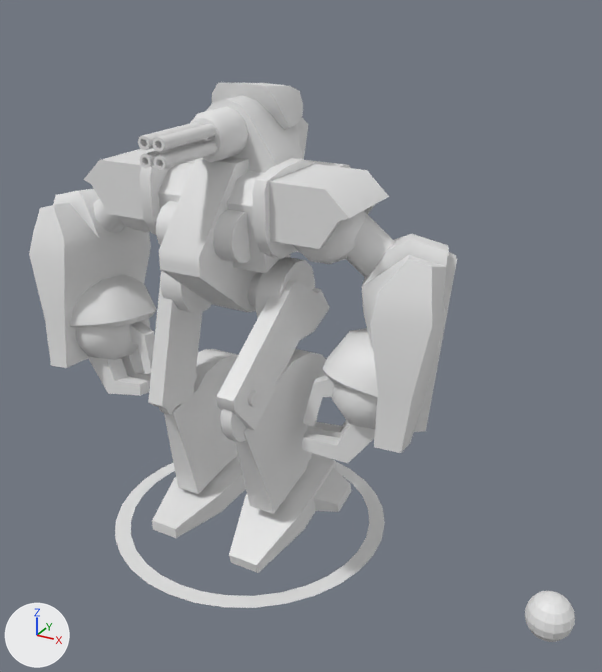
One commit to the OBJ model Models/npc_sec2bot_000035.obj: the scene before it, then after it.
One viewpoint serves both versions: a 50 mm camera at (2.17, -3.35, 2.86) aimed at (0.34, -0.02, 1.2). Every picture has the same lights, and +X, +Y and +Z are marked at lower left. The older version comes first. Materials are left out; every surface is plain grey. Where no turn or scale is listed for an object, it has been applied to the vertices. Vertices at exactly the same position are counted once.

Script lines for the objects in view, before the commit:
```python
me_npc_sec2bot_000035 = bpy.data.meshes.new('npc_sec2bot_000035')
me_npc_sec2bot_000035.from_pydata(...)  # 1860 vertices, 3138 faces, 12 loose edges; spans x -1.12..1.82, y -0.76..0.76, z -0.12..2.56
ob_npc_sec2bot_000035 = bpy.data.objects.new('npc_sec2bot_000035', me_npc_sec2bot_000035)
ob_npc_sec2bot_000035.location = (0.0, 0.0, 0.0)
```
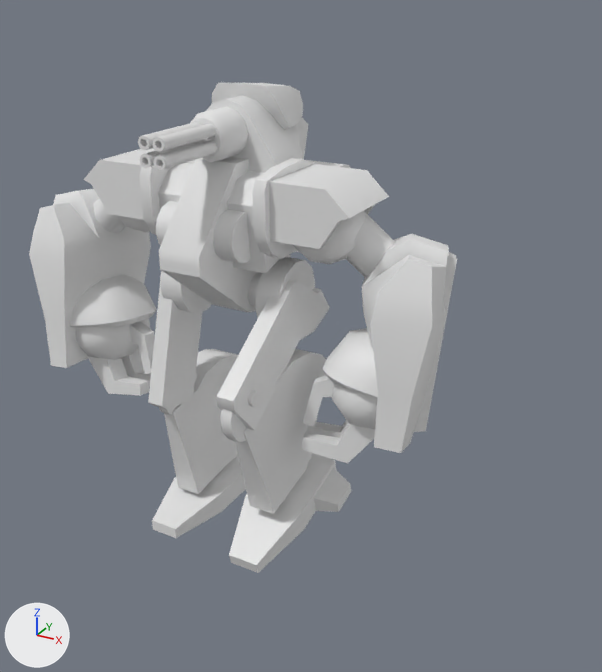
What differs and where, as boxes (x1, y1, x2, y2) in the pictures (602 x 672 px):
```json
{"object": "npc_sec2bot_000035", "change": "reshaped", "before": [29, 83, 575, 642], "after": [29, 83, 457, 573]}
{"part": 1, "of": "me_npc_sec2bot_000035", "change": "deleted", "before": [525, 591, 575, 642]}
{"part": 2, "of": "me_npc_sec2bot_000035", "change": "deleted", "before": [115, 461, 385, 608]}
```

Edits to the scene script, one JSON object a line:
```json
{"block": "me_npc_sec2bot_000035", "where": "# used by ob_npc_sec2bot_000035; location = (0.0, 0.0, 0.0)"}
{"op": "remove", "block": "me_npc_sec2bot_000035", "code": "me_npc_sec2bot_000035.from_pydata(...)  # 1860 vertices, 3138 faces, 12 loose edges; spans x -1.12..1.82, y -0.76..0.76, z -0.12..2.56"}
{"op": "add", "block": "me_npc_sec2bot_000035", "code": "me_npc_sec2bot_000035.from_pydata(...)  # 1674 vertices, 2978 faces; spans x -1.12..1.1, y -0.69..0.58, z 0.0..2.38"}
{"block": "me_npc_sec2bot_000035", "change": "me_npc_sec2bot_000035 part 1: the loose piece of 114 vertices spanning x 1.58..1.82, y -0.12..0.12, z -0.12..0.12 is deleted"}
{"block": "me_npc_sec2bot_000035", "change": "me_npc_sec2bot_000035 part 2: the loose piece of 64 vertices spanning x -0.76..0.76, y -0.76..0.76, z 0.0 is deleted"}
{"block": "me_npc_sec2bot_000035", "change": "other edits to the shape of me_npc_sec2bot_000035 do not show in these pictures"}
```
